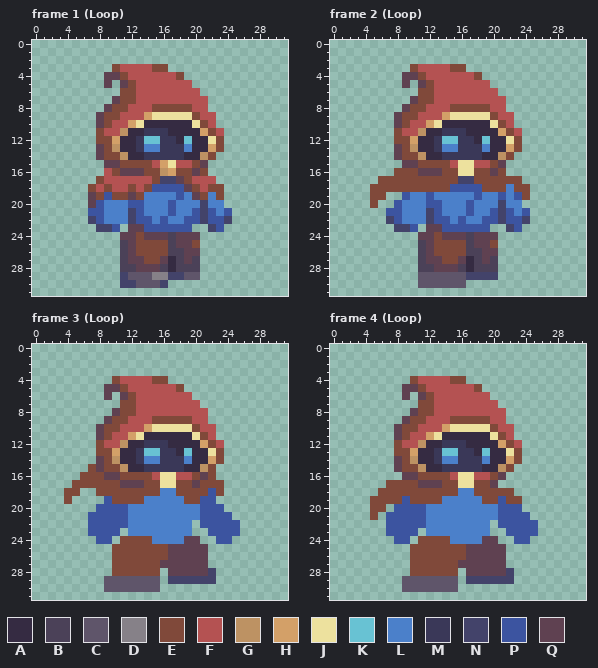
Pixel-art file, stored at Project Files/Art/Charachters/Player_Animations.aseprite. The first picture shows the starting point.
32x32 pixels, 4 frames. Shown: frame 1 (Loop), frame 2 (Loop), frame 3 (Loop), frame 4 (Loop).
Visible layers, top first: "Layer 5", "Layer 3", "Layer 4", "Layer 2".
Palette (. is transparent): A #352b42  B #4b4158  C #5f556a  D #868188  E #80493a  F #b45252  G #bd9263  H #d3a068  J #ede19e  K #68c2d3  L #4b80ca  M #3a3858  N #43436a  P #3c54a0  Q #5f4151
Pixels before, frame 1 (Loop), first column x 7:
 3 ...EFFFFEE........
 4 ..QQEFFFFFFE......
 5 ..Q.QEFFFFFFF.....
 6 ....EEFFFFFFFF....
 7 ...QEEFFFFFFFFF...
 8 ..QEEFFFEEEEEFF...
 9 .QEEFFFHJJJJJEFF..
10 .QEFFHJAAAAAAJEF..
11 .EFFGAAMMMAAAAHEF.
12 .EEHAAMKKMMAKAAJE.
13 .QEGAAMLLMMMLAAHE.
14 .QEEGAAMMMMMAAGE..
15 ..QQEEEEFHJFFEQ...
16 ..FEQQQEEGHEEQE...
17 .EFFFFFFENNQEFFF..
18 EFEFFEFEPPPPQEFEE.
19 QEPEEQELLLLPLQELE.
20 QPLLLPPLLLPLLLNLL.
21 PPLLLNPLLLPLLPNPLP
22 NPLLLNPPLPLLPPNPPN
23 .NNP.QQPPPPPP..NP.
24 ....QQEQQQBQQQ....
25 ....BQEEEEBQQE....
26 ....BQEEEEBBQQ....
27 ....BQQEEQABQB....
28 ....BBQQQBABBB....
29 ....NCCCDDNNCC....
30 ....NNCCCN........
Pixels before, frame 2 (Loop), first column x 5:
 3 .....EFFFFEE........
 4 ....QQEFFFFFFE......
 5 ....Q.QEFFFFFFF.....
 6 ......EEFFFFFFFF....
 7 .....QEEFFFFFFFFF...
 8 ....QEEFFFEEEEEFF...
 9 ...QEEFFFHJJJJJEFF..
10 ...QEFFHJAAAAAAJEF..
11 ...EFFGAAMMMAAAAHEF.
12 ...EEHAAMKKMMAKAAJE.
13 ...QEGAAMLLMMMLAAHE.
14 ...QEEGAAMMMMMAAGE..
15 ....QQEEEEFJJFFEQ...
16 ...EEEQQQEEJJEEQE...
17 .EEEEEEEEEENNEEEEEE.
18 EEEEEEEEEEPPPPEEELEE
19 EE..PLLPLLLLLPLLPLPE
20 E..PLLLPPLLLPLLLNLL.
21 ..PPLLLNPLLLPLLPNPLP
22 ..NPLLLNPPLPLLPPNPPN
23 ...NNP.QQPPPPPP..NP.
24 ......QQEQQQBQQQ....
25 ......BQEEEEBQQE....
26 ......BQEEEEBBQQ....
27 ......BQQEEQABQB....
28 ......BBQQQBABBB....
29 ......CCCCCCNNNN....
30 ......CCCCCC........
Pixels before, frame 3 (Loop), first column x 4:
 4 ......EFFFFEE.........
 5 .....QQEFFFFFFE.......
 6 .....Q.QEFFFFFFF......
 7 .......EEFFFFFFFF.....
 8 ......QEEFFFFFFFFF....
 9 .....QEEFFFEEEEEFF....
10 ....QEEFFFHJJJJJEFF...
11 ....QEFFHJAAAAAAJEF...
12 ....EFFGAAMMMAAAAHEF..
13 ....EEHAAMKKMMAKAAJE..
14 ....QEGAAMLLMMMLAAHE..
15 ...EQEEGAAMMMMMAAGE...
16 ..EEEQQEEEEFJJFFEQE...
17 .EEEEEEQQQEEJJEEQEEE..
18 EE..EEEEEEEELLEEEEPE..
19 E....PEEEELLLLLEEPP...
20 ....PPPPLLLLLLLLLPPP..
21 ...PPPPPLLLLLLLLLPPPP.
22 ...PPPPPLLLLLLLL.PPPPP
23 ...PPPP.LLLLLLLL..PPPP
24 ....PP.EEEELLLLQQ..PP.
25 ......EEEEEEEQQQQQ....
26 ......EEEEEEEQQQQQ....
27 ......EEEEEEQQQQQQ....
28 ......EEEEEE.QQQQQN...
29 .....CCCCCCC.NNNNNN...
30 .....CCCCCCC..........
Pixels before, frame 4 (Loop), first column x 5:
 4 .....EFFFFEE.........
 5 ....QQEFFFFFFE.......
 6 ....Q.QEFFFFFFF......
 7 ......EEFFFFFFFF.....
 8 .....QEEFFFFFFFFF....
 9 ....QEEFFFEEEEEFF....
10 ...QEEFFFHJJJJJEFF...
11 ...QEFFHJAAAAAAJEF...
12 ...EFFGAAMMMAAAAHEF..
13 ...EEHAAMKKMMAKAAJE..
14 ...QEGAAMLLMMMLAAHE..
15 ...QEEGAAMMMMMAAGE...
16 ....QQEEEEFJJFFEQ....
17 ..EEEEQQQEEJJEEQ.....
18 .EEEEEEEEEELLEEEEE...
19 EEEEPEEEELLLLLEEPEE..
20 EE.PPPPLLLLLLLLLPPP..
21 E.PPPPPLLLLLLLLLPPPP.
22 ..PPPPPLLLLLLLL.PPPPP
23 ..PPPP.LLLLLLLL..PPPP
24 ...PP.EEEELLLLQQ..PP.
25 .....EEEEEEEQQQQQ....
26 .....EEEEEEEQQQQQ....
27 .....EEEEEEQQQQQQ....
28 .....EEEEEE.QQQQQN...
29 ....CCCCCCC.NNNNNN...
30 ....CCCCCCC..........
New version:
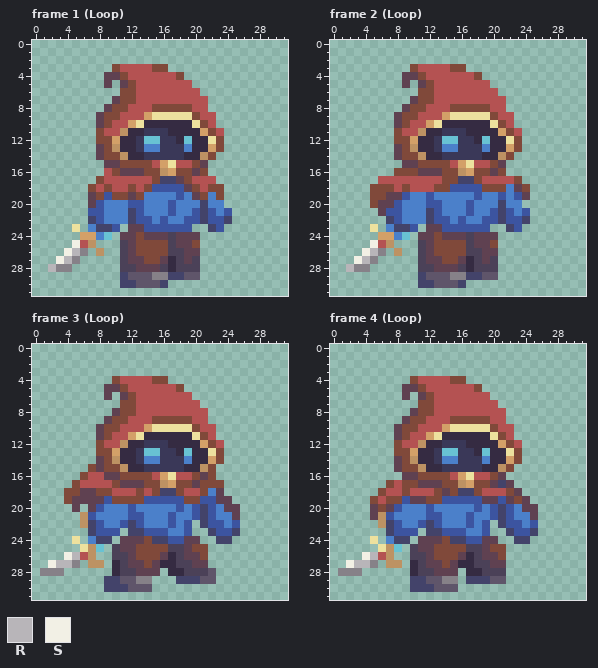
Colours new in this view: R #b8b5b9  S #f2f0e5
The commit says: Finished Player Idle
The exact change:
layer "Layer 1" now shown
layer "Layer 6" added
Changed rows in their new state; - is an unchanged pixel.
Frame 1 (Loop), layers "Layer 4", "Layer 2", "Layer 6":
first column x 2:
23 ---J-L--
24 ----HHLK
25 ---SFG--
26 --SRD-G-
27 -SRD----
28 RDD-----
Frame 2 (Loop):
first column x 2:
15 --------------H--------
16 --------------GH-------
17 ----FFFFFFFF-----FFFF--
18 ------F-FFF----------Q-
19 -----QQ---------------Q
20 ----QQ-----------------
21 ----Q------------------
23 ---J-L-----------------
24 ----HHLK---------------
25 ---SFG-----------------
26 --SRD-G----------------
27 -SRD-------------------
28 RDD--------------------
29 ---------N---DD--CC----
30 ---------NN---N--------
Frame 3 (Loop):
first column x 1:
16 ------FF-------H---------
17 -----FFFF------GH--------
18 -----QQ--FFF-F-NN-FF-LQ--
19 ----QQQQ-----PPPPP----QQ-
20 ----Q-Q-LLLP-----P-PN-LQQ
21 -----G-LLLLPP---P--PN-LLQ
22 -----GN-LL-NP---P-P-N--L-
23 ------N----NNPPP--P--N--N
24 ----J-LNN-QQQ-NNPP----NN-
25 -----JGK-BQQ----BB-EE----
26 ---SRFG--BBQ---QAB--E----
27 -SRRD-GG-ABQQ-QAABB------
28 DDD------ABBQQQ-AABBBC---
29 --------NN--DD.-.---CC---
30 --------NNN---.----------
Frame 4 (Loop):
first column x 1:
16 ---------------H---------
17 -------F-------GH---NQ---
18 ------FF-FFF-Q-NN-FFF-Q--
19 -----F---QQ--PPPPPQQ-Q-Q-
20 ----Q-Q-LLLP-----P-PN-LQQ
21 ----QG-LLLLPP---P--PN-LLQ
22 -----GN-LL-NP---P-P-N--L-
23 ------N----NNPPP--P--N--N
24 ----J-LNN-QQQ-NNPP----NN-
25 -----JGK-BQQ----BB-EE----
26 ---SRFG--BBQ---QAB--E----
27 -SRRD-GG-ABQQ-QAABB------
28 DDD------ABBQQQ-AABBB.---
29 --------.NN--DD----CC.---
30 --------.NNN-------------
Pixel boxes of the changes (left, top, right, bottom) in both pictures:
added: (48, 224, 112, 272)
changed: (346, 160, 530, 288)
changed: (40, 472, 240, 592)
changed: (338, 472, 538, 592)
